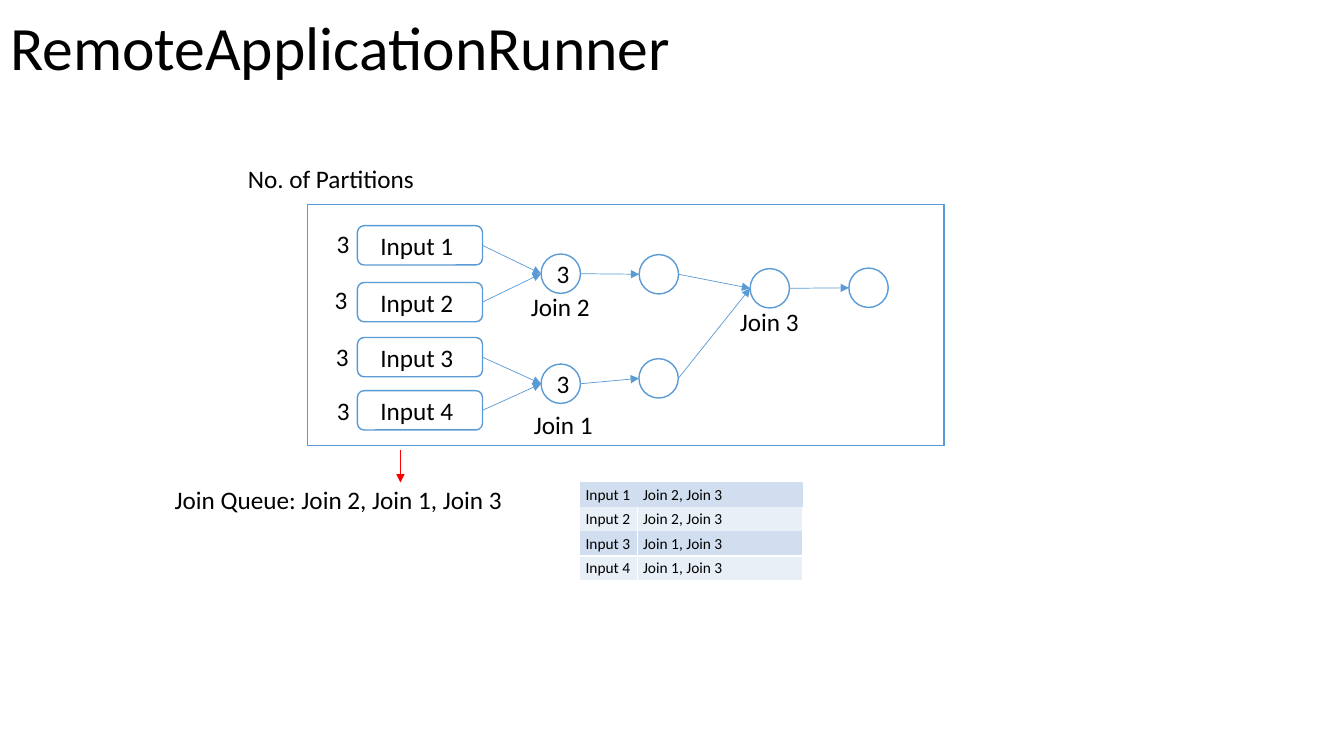
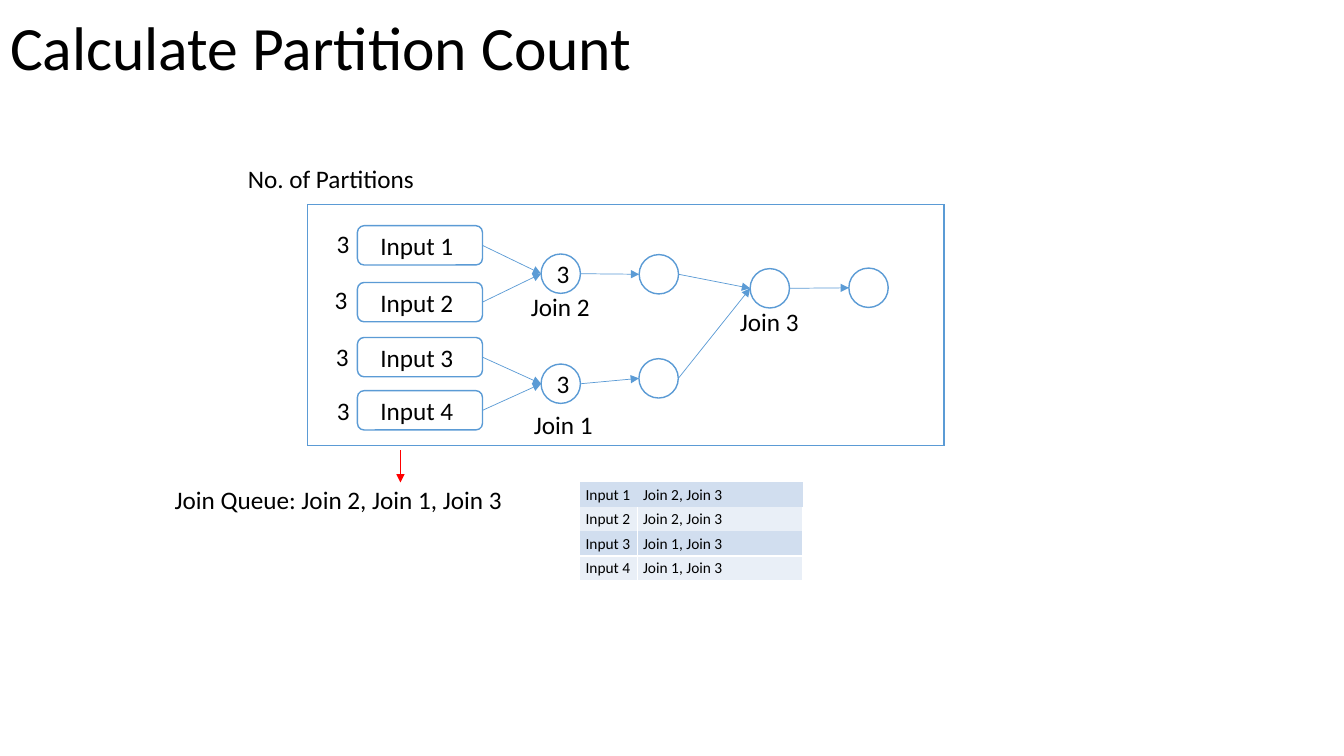
Before and after one commit to Swrrt/Samza-Documents, a slide deck: slide 57 of Documentation/SamzaStructure.pptx. Drawn at 1344x756 pixels with LibreOffice and Linux fonts; fonts in the diff are those of the drawing. Boxes give left, top, right and bottom in pixels: in the first picture for what was removed or moved away, otherwise in the second. Text is boxed around its words. In the diff, an @@ line names an element or a change of style, - is before the commit and + after.

```diff
--- a/Documentation/SamzaStructure.pptx
+++ b/Documentation/SamzaStructure.pptx
@@ title at <box>10,27,631,71</box>: text changed @@
-RemoteApplicationRunner
+Calculate Partition Count
```
Also in this commit, not shown: 31 other slides changed, 3 slides added.
